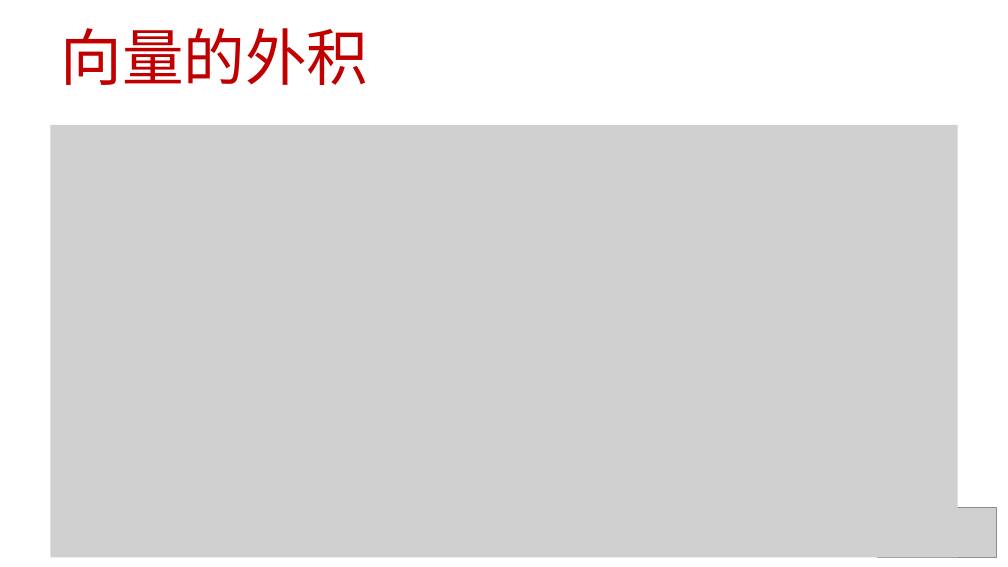
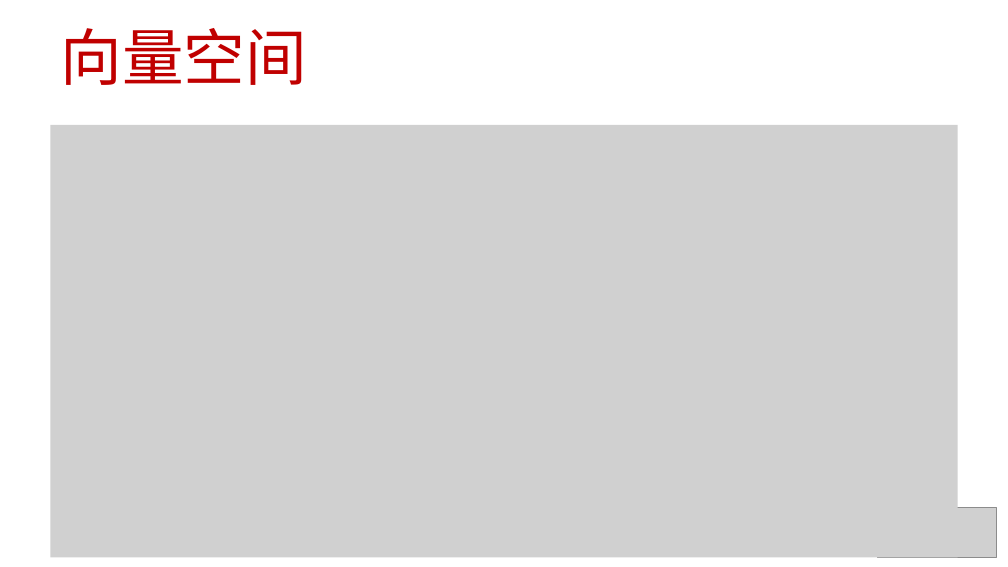
Before and after one commit to 0000duck/ComputerGraphicsBasics, a slide deck: slide 5 of PPT/07_向量空间.pptx (slide 4 before the commit). Drawn at 1008x567 pixels with LibreOffice and Linux fonts; fonts in the diff are those of the drawing; grey boxes stand for pictures. Boxes give left, top, right and bottom in pixels: in the first picture for what was removed or moved away, otherwise in the second. Text is boxed around its words. In the diff, an @@ line names an element or a change of style, - is before the commit and + after.

```diff
--- a/PPT/07_向量空间.pptx
+++ b/PPT/07_向量空间.pptx
@@ title at (x1=60, y1=28, x2=306, y2=85): text changed @@
-向量的外积
+向量空间
```
Also in this commit, not shown: 4 other slides changed, 13 slides added, 19 slides removed, 2 other files.
